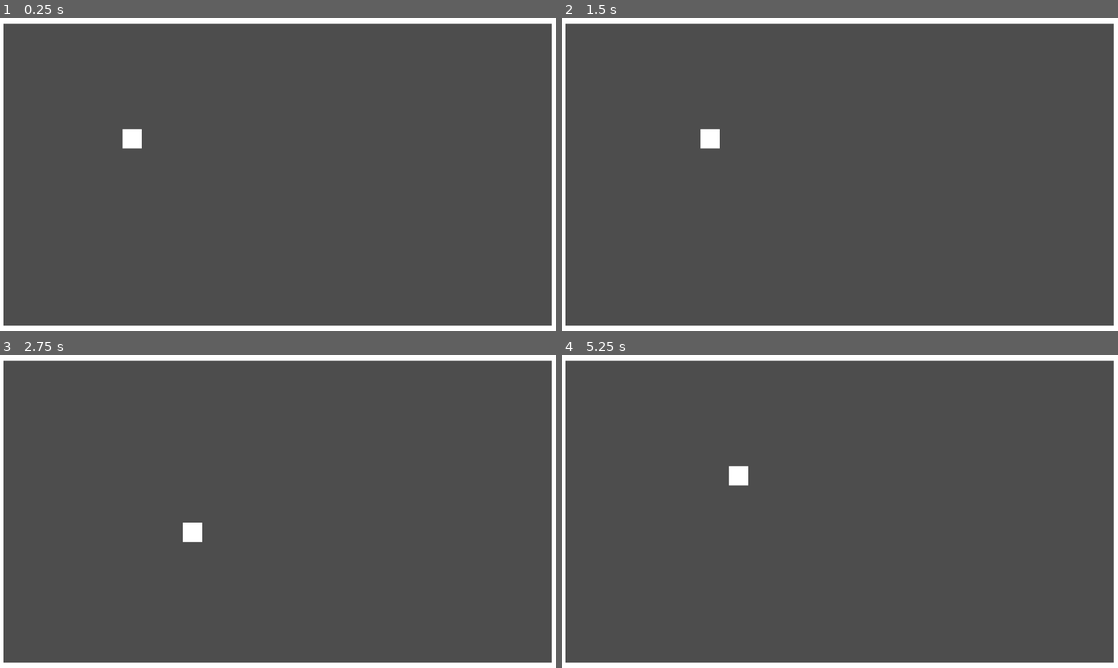
Above: before the commit, frames 1-4 (two rows, left to right).
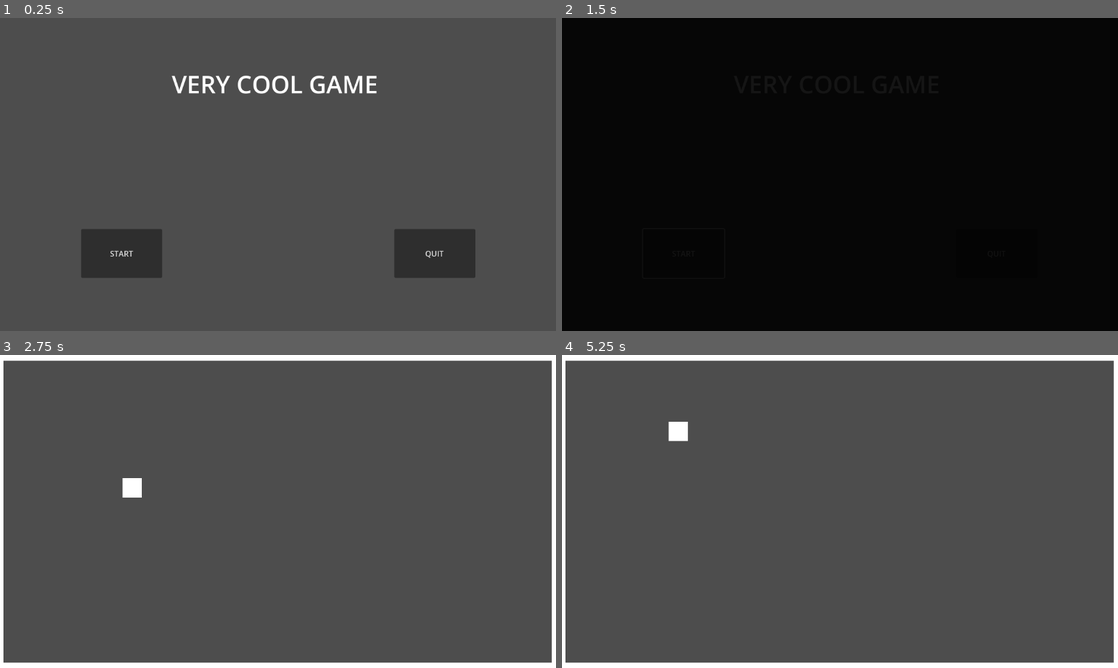
Above: after the commit, the same moments.

Repository: Jodios/brackeysgamejam2025
Game: Godot game, scene res://main.tscn
Two runs of this game, one before a commit and one after it. Both use one fixed random seed, a clock stepped at 60 frames per second and the inputs below.
Inputs (mouse positions are in pixels of both pictures, inside the frame that each line leads up to):
- Up to frame 1 (0.25 s): no input
- Up to frame 2 (1.5 s): click (684, 252) at 0.5 s, where only the run after the commit has a clickable "START"; hold D (right) from 1.28 s (still down)
- Up to frame 3 (2.75 s): release D (right) at 2.03 s; hold S (down) from 2.03 s (still down)
- Up to frame 4 (5.25 s): release S (down) at 2.78 s; hold D (right) 2.78-3.53 s; hold W (up) 3.53-4.28 s; hold A (left) from 4.28 s (still down)

The runs differ from the first frame. In frame 1, 11% of the frame differs, in the area x 0-100%, y 0-100%; in frame 2, 100%; in frame 3, 0.4%; in frame 4, 0.5%.

Commit message:
just adding basic transition

Diff:
--- a/globals/global.gd
+++ b/globals/global.gd
@@ -3,6 +3,10 @@
 # For dev purposes
 # TODO: SET ALL TO FALSE BEFORE SUBMISSION
 const IS_DEV: bool = true
-const SKIP_MAIN_MENU: bool = true
+const SKIP_MAIN_MENU: bool = false
 
 # others
+var viewport_size: Vector2
+
+func _ready() -> void:
+    viewport_size = get_viewport().get_visible_rect().size
--- /dev/null
+++ b/globals/transitions.gd
@@ -0,0 +1,16 @@
+extends Control
+
+@onready var animation_player: AnimationPlayer = $AnimationPlayer
+@onready var color_rect: ColorRect = $ColorRect
+
+func _ready() -> void:
+	color_rect.size = Global.viewport_size
+
+func fade_in(target: String) -> void:
+	get_tree().paused = true
+	animation_player.play("fade_in")
+	await animation_player.animation_finished
+	get_tree().change_scene_to_file(target)
+	animation_player.play_backwards("fade_in")
+	await animation_player.animation_finished
+	get_tree().paused = false
--- /dev/null
+++ b/globals/transitions.tscn
@@ -0,0 +1,58 @@
+[gd_scene load_steps=5 format=3 uid="uid://dcm40frrm64d0"]
+
+[ext_resource type="Script" uid="uid://0nae56seq6mb" path="res://globals/transitions.gd" id="1_ok7k3"]
+
+[sub_resource type="Animation" id="Animation_ok7k3"]
+resource_name = "fade_in"
+tracks/0/type = "value"
+tracks/0/imported = false
+tracks/0/enabled = true
+tracks/0/path = NodePath("ColorRect:modulate")
+tracks/0/interp = 1
+tracks/0/loop_wrap = true
+tracks/0/keys = {
+"times": PackedFloat32Array(0, 1),
+"transitions": PackedFloat32Array(1, 1),
+"update": 0,
+"values": [Color(1, 1, 1, 0), Color(1, 1, 1, 1)]
+}
+
+[sub_resource type="Animation" id="Animation_b8vba"]
+length = 0.001
+tracks/0/type = "value"
+tracks/0/imported = false
+tracks/0/enabled = true
+tracks/0/path = NodePath("ColorRect:modulate")
+tracks/0/interp = 1
+tracks/0/loop_wrap = true
+tracks/0/keys = {
+"times": PackedFloat32Array(0),
+"transitions": PackedFloat32Array(1),
+"update": 0,
+"values": [Color(1, 1, 1, 0)]
+}
+
+[sub_resource type="AnimationLibrary" id="AnimationLibrary_b8vba"]
+_data = {
+&"RESET": SubResource("Animation_b8vba"),
+&"fade_in": SubResource("Animation_ok7k3")
+}
+
+[node name="Transitions" type="Control"]
+process_mode = 3
+z_index = 100
+layout_mode = 3
+anchors_preset = 0
+mouse_filter = 1
+script = ExtResource("1_ok7k3")
+
+[node name="AnimationPlayer" type="AnimationPlayer" parent="."]
+libraries = {
+&"": SubResource("AnimationLibrary_b8vba")
+}
+
+[node name="ColorRect" type="ColorRect" parent="."]
+modulate = Color(1, 1, 1, 0)
+offset_right = 1152.0
+offset_bottom = 648.0
+color = Color(0, 0, 0, 1)
--- a/main.gd
+++ b/main.gd
@@ -10,7 +10,7 @@
 		_on_start_button_pressed()
 
 func _on_start_button_pressed() -> void:
-	get_tree().change_scene_to_file(Scenes.Level1)
+	Transitions.fade_in(Scenes.Level1)
 
 func _on_quit_button_pressed() -> void:
 	get_tree().quit()
--- a/project.godot
+++ b/project.godot
@@ -21,6 +21,7 @@
 Inputs="*res://globals/inputs.gd"
 Signals="*res://globals/signals.gd"
 Scenes="*res://globals/scenes.gd"
+Transitions="*res://globals/transitions.tscn"
 
 [display]
 
Not shown, added: globals/transitions.gd.uid
